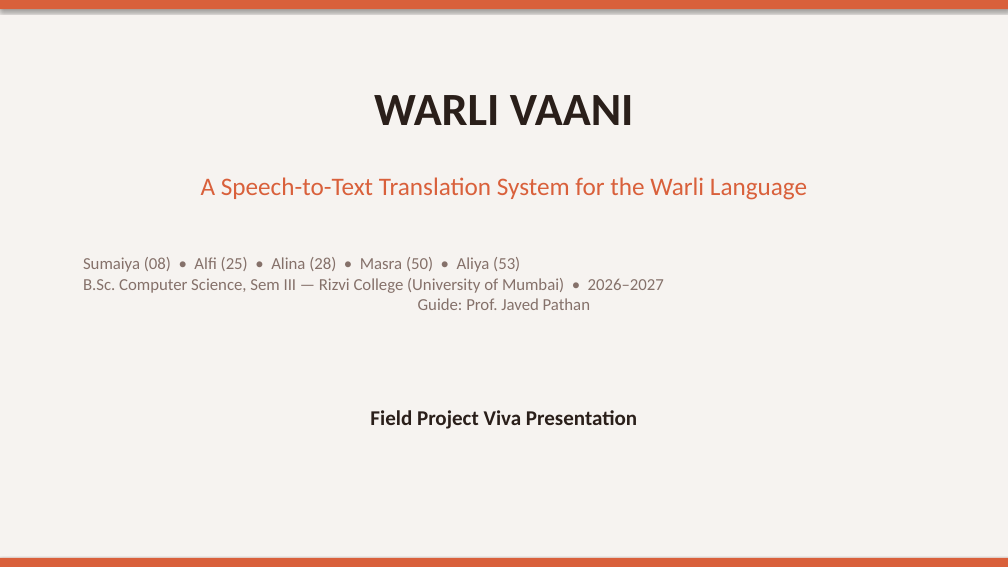
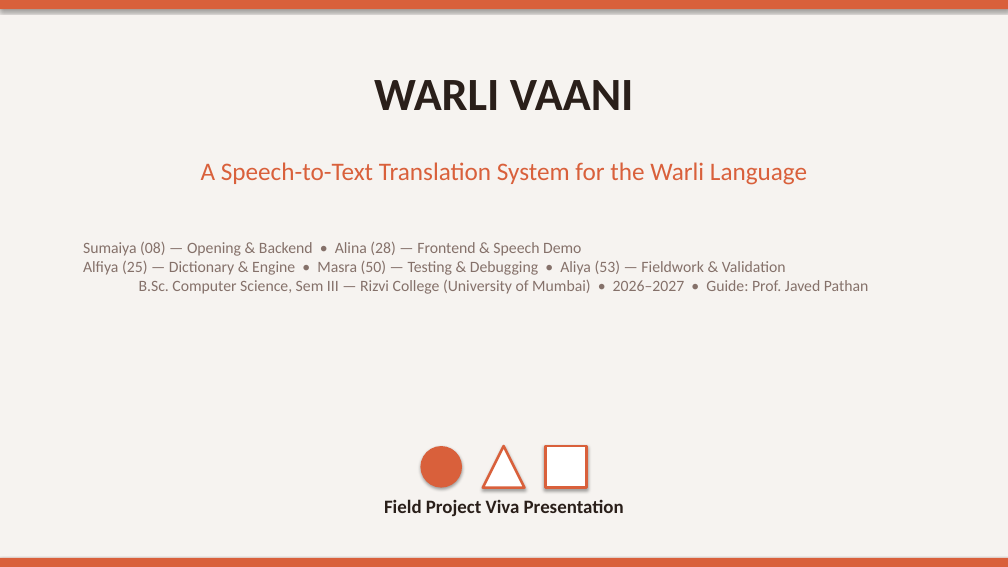
Before and after one commit to sumaiyaaa08/WARLI_TRANSLATOR, a slide deck: slide 1 of report/Warli_Vaani_Presentation.pptx. Drawn at 1008x567 pixels with LibreOffice and Linux fonts; fonts in the diff are those of the drawing. Boxes give left, top, right and bottom in pixels: in the first picture for what was removed or moved away, otherwise in the second. Text is boxed around its words. In the diff, an @@ line names an element or a change of style, - is before the commit and + after.

```diff
--- a/report/Warli_Vaani_Presentation.pptx
+++ b/report/Warli_Vaani_Presentation.pptx
@@ text "WARLI VAANI": place and size @@
-text "WARLI VAANI" at <box>374,95,634,125</box>
+text "WARLI VAANI" at <box>374,80,634,110</box>
@@ text "A Speech-to-Text Translation System for ...": place and size @@
-text "A Speech-to-Text Translation System for ..." at <box>201,177,807,200</box>
+text "A Speech-to-Text Translation System for ..." at <box>201,162,807,185</box>
@@ text at <box>83,242,869,294</box>: text changed; size 16 to 15 pt @@
-Sumaiya (08) • Alfi (25) • Alina (28) • Masra (50) • Aliya (53)
-B.Sc. Computer Science, Sem III — Rizvi College (University of Mumbai) • 2026–2027
-Guide: Prof. Javed Pathan
+Sumaiya (08) — Opening & Backend • Alina (28) — Frontend & Speech Demo
+Alfiya (25) — Dictionary & Engine • Masra (50) — Testing & Debugging • Aliya (53) — Fieldwork & Validation
+B.Sc. Computer Science, Sem III — Rizvi College (University of Mumbai) • 2026–2027 • Guide: Prof. Javed Pathan
@@ ellipse added at <box>420,446,462,488</box>, fill #D9603B @@
@@ triangle added at <box>482,446,524,488</box>, fill #FFFFFF, outline #D9603B 2.5 pt @@
@@ rectangle added at <box>545,446,587,488</box>, fill #FFFFFF, outline #D9603B 2.5 pt @@
@@ text "Field Project Viva Presentation": place and size @@
-text "Field Project Viva Presentation" at <box>370,410,637,429</box>
+text "Field Project Viva Presentation" at <box>384,499,624,516</box>
@@ text "Field Project Viva Presentation" at <box>384,499,624,516</box>: size 20 to 18 pt @@
```
Also in this commit, not shown: 13 other slides changed, 2 slides added, 2 slides removed.
